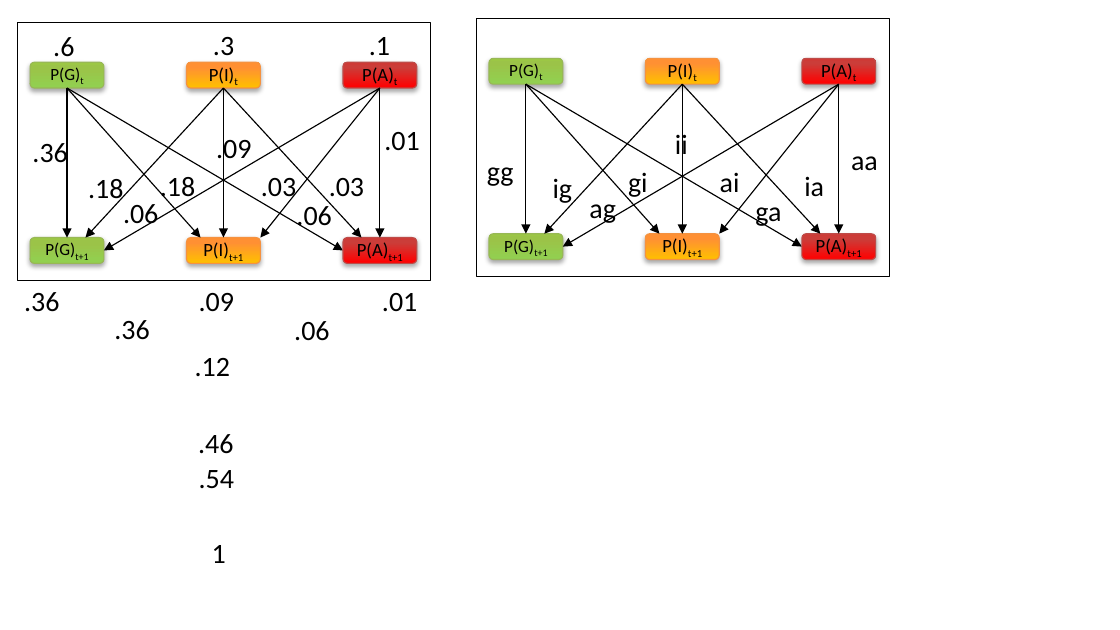
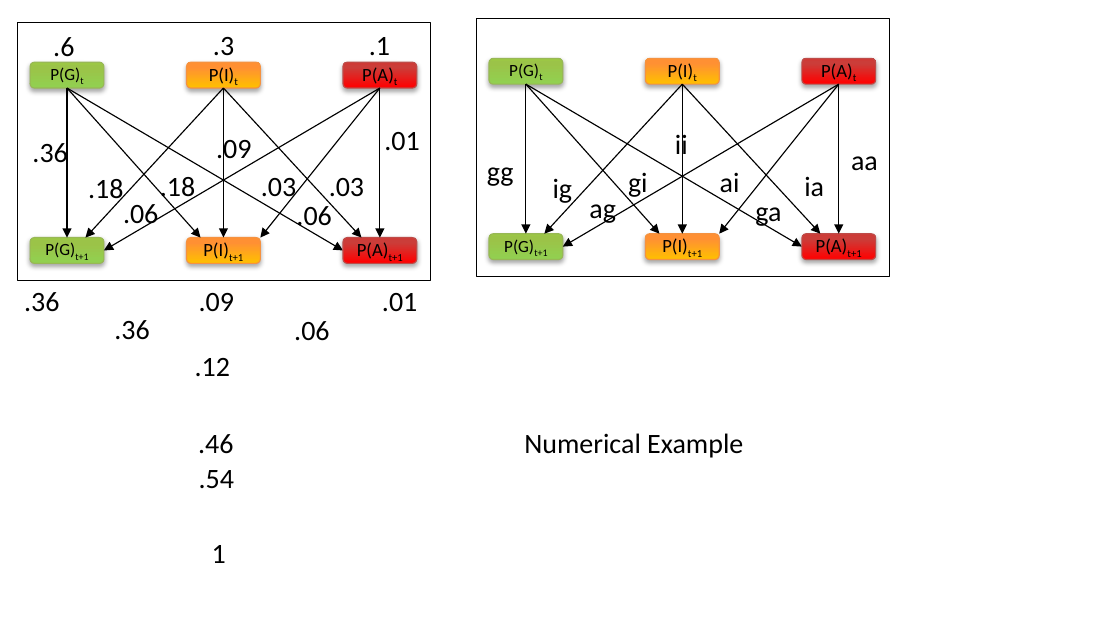
Before and after one commit to andkov/EMOSA, a slide deck: slide 16 of FormulasForModels/EMOSA Model Specifications.pptx (slide 8 before the commit). Drawn at 1120x630 pixels with LibreOffice and Linux fonts; fonts in the diff are those of the drawing. Boxes give left, top, right and bottom in pixels: in the first picture for what was removed or moved away, otherwise in the second. Text is boxed around its words. In the diff, an @@ line names an element or a change of style, - is before the commit and + after.

```diff
--- a/FormulasForModels/EMOSA Model Specifications.pptx
+++ b/FormulasForModels/EMOSA Model Specifications.pptx
@@ text added at box(524, 433, 743, 458), 18 pt, text #000000 @@
+Numerical Example
```
Also in this commit, not shown: 18 slides added, 56 other files.
